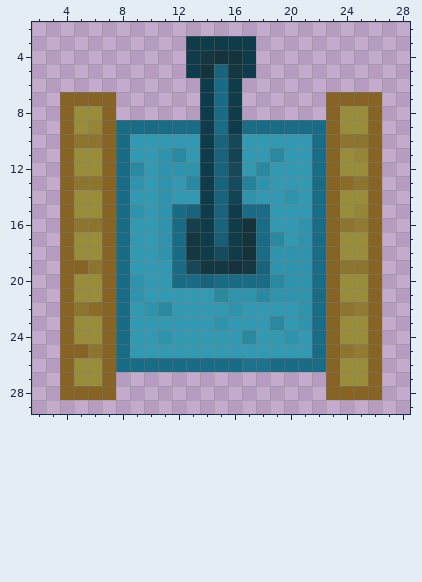
One commit to this pixel-art sprite: TANK.png. Above, as it was before the edit.
The file is 32x32 pixels. Colours within 5 levels of each other are drawn and written as one. Shown: x 2..28, y 2..29.
The result:
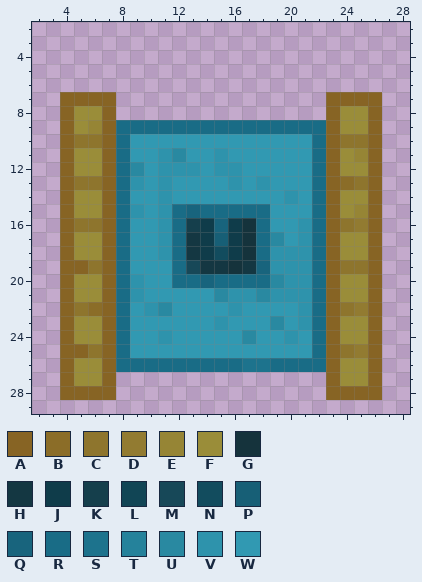
Palette (. is transparent): A #876424  B #8b6d28  C #8e752d  D #927b31  E #968535  F #9a8d39  G #15333c  H #143742  J #0f3c4a  K #153f4c  L #114555  M #174858  N #124c5e  P #175f76  Q #18647d  R #196c86  S #1d738d  T #25829b  U #2989a1  V #2e93ac  W #3199b2
Edits made:
@@ x 11..21 @@
  2 ...........
- 3 ..JJJJJ....
- 4 ..JHGGJ....
- 5 ..JGQHJ....
- 6 ...JRJ.....
- 7 ...JRJ.....
- 8 ...JRJ.....
- 9 RRRJRJRRRRR
-10 WWWJQMWWWWW
-11 VUWJQLWWUWW
-12 VVVJQMWUWWW
-13 VWUJQNTVWWW
-14 VWWJQLVWWVW
-15 VRQJQJRRWWW
+ 3 ...........
+ 4 ...........
+ 5 ...........
+ 6 ...........
+ 7 ...........
+ 8 ...........
+ 9 RRRRRRRRRRR
+10 WWWWWWWWWWW
+11 VUWWVWWWWWW
+12 VVVWVVWWWWW
+13 VWWWWVWVWWW
+14 VWWWWWWWWVW
+15 VRQRRRRRWWW
 16 VRKJQJGRWWV
